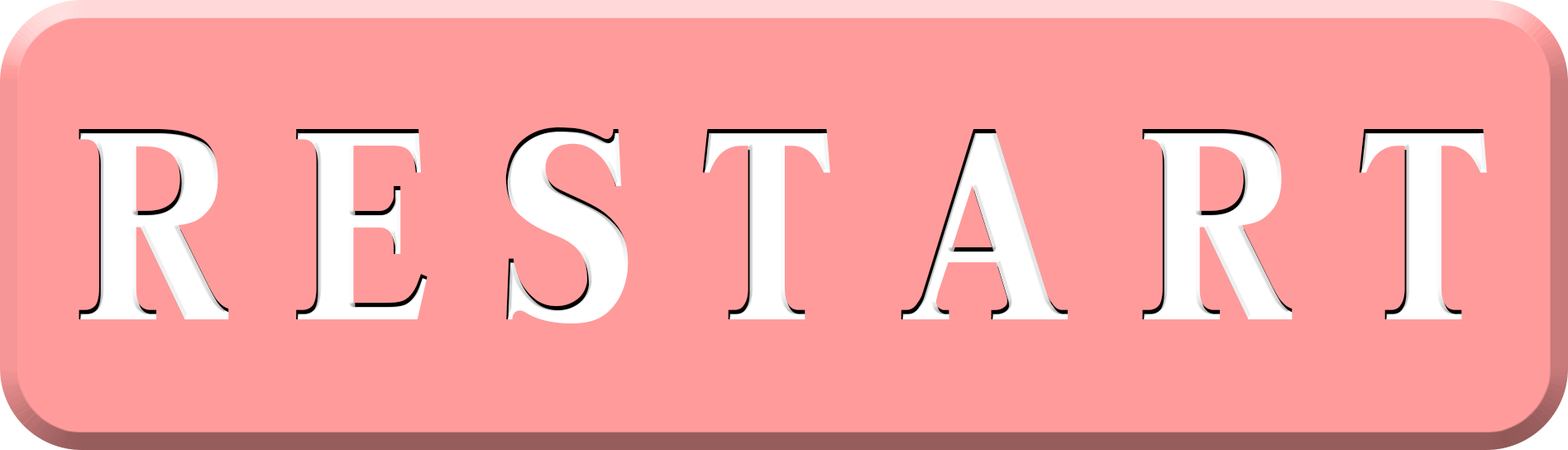
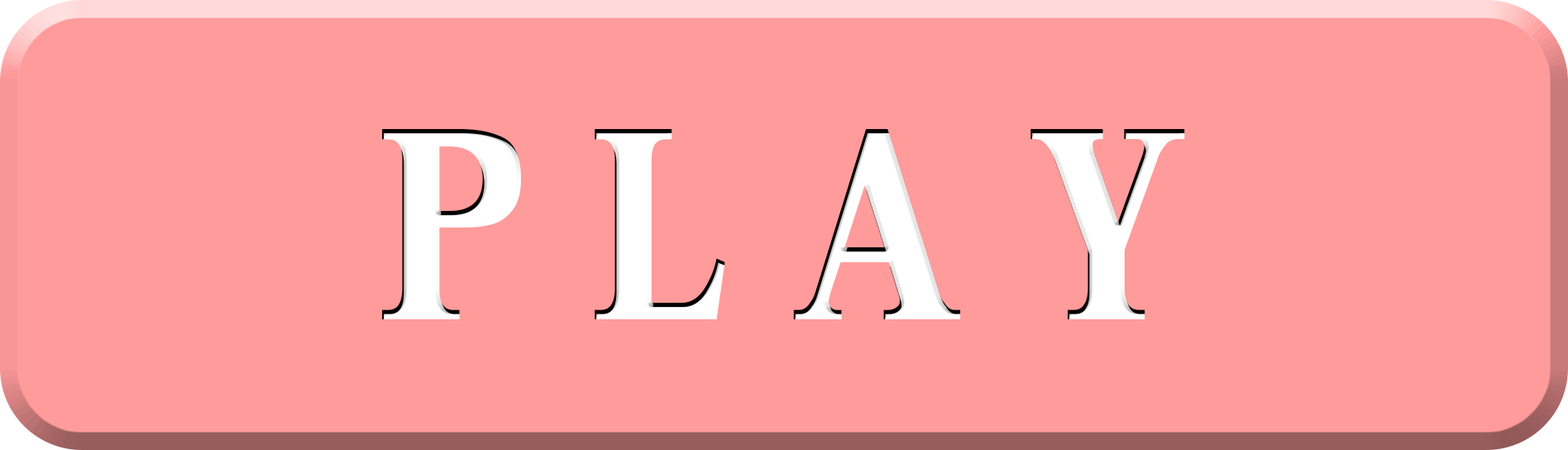
The second (1568, 450) image is a revision of the first. Changes to its layers:
renamed "RESTART" to "PLAY", painted on it over 78, 127, 1487, 324
